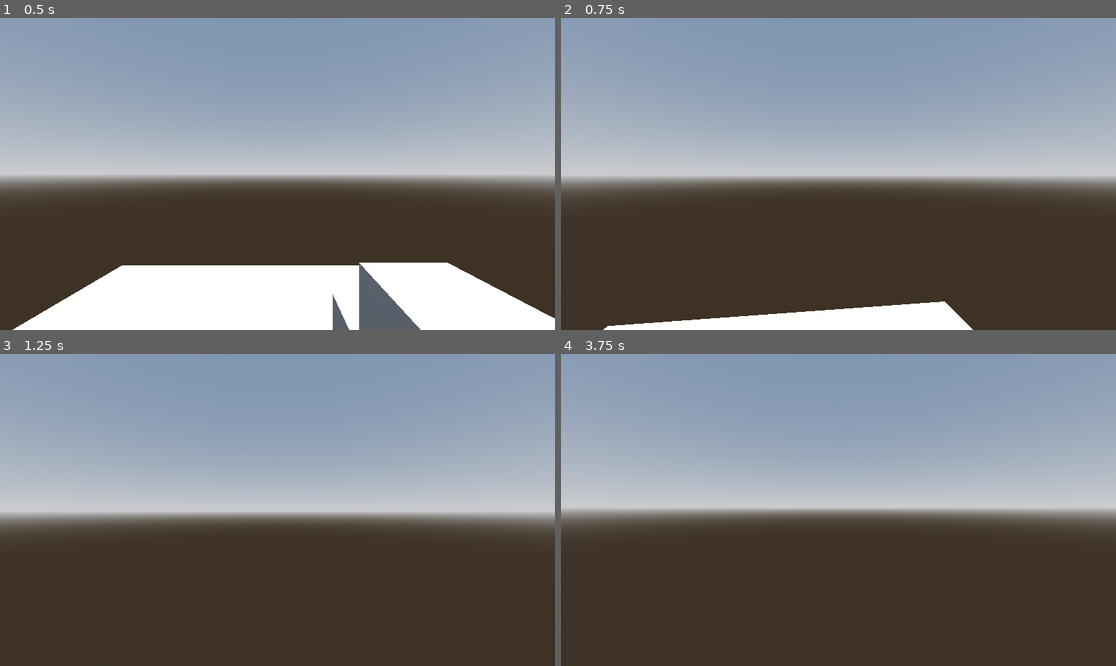
Above: before the commit, frames 1-4 (two rows, left to right).
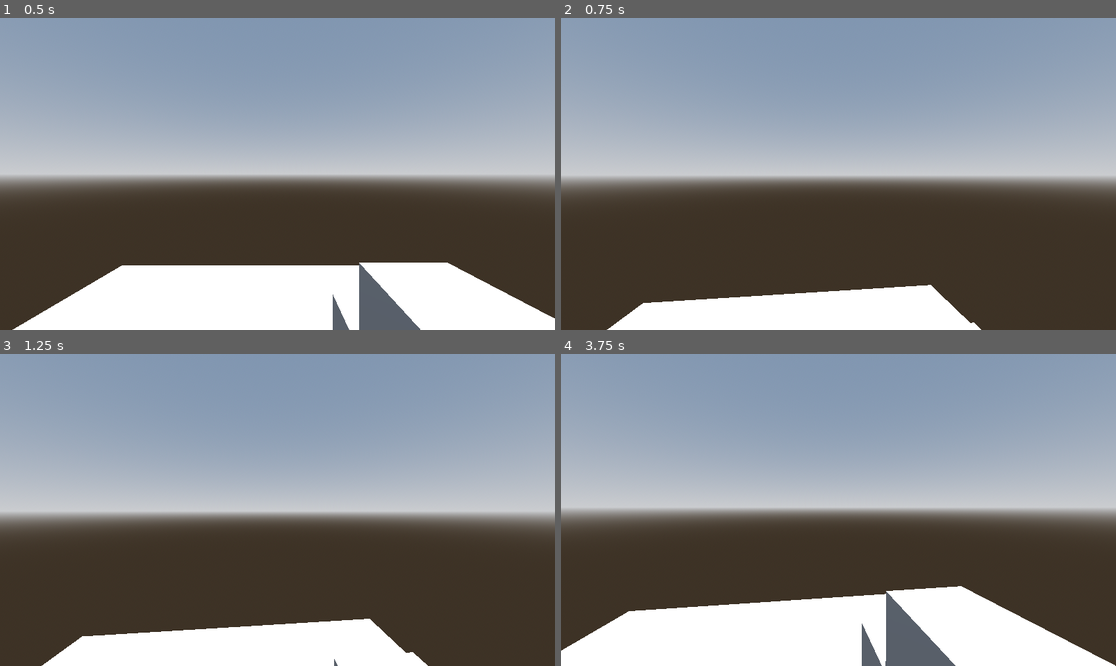
Above: after the commit, the same moments.

Repository: BoQsc/godot-physics-collision-corner-problem
Game: Godot game, scene res://node_3d.tscn
Same seed, same stepped clock (60 frames per second), same inputs: the game is played once before the commit and once after it.
Inputs (mouse positions are in pixels of both pictures, inside the frame that each line leads up to):
- Up to frame 1 (0.5 s): no input
- Up to frame 2 (0.75 s): tap Enter (ui_accept) at 0.5, 0.6 s; move the mouse to (866, 174) at 0.52 s; hold W (move_up, bound only before the commit) from 0.53 s (still down)
- Up to frame 3 (1.25 s): keep holding W (move_up, bound only before the commit); tap Enter (ui_accept) at 0.77, 1.07 s
- Up to frame 4 (3.75 s): keep holding W (move_up, bound only before the commit); move the mouse to (810, 510) at 1.27 s; tap Enter (ui_accept) at 1.35, 1.52, 1.82, 2.1, 2.75, 2.85, 3.02, 3.32, 3.6 s; move the mouse to (849, 503) at 2.02 s; move the mouse to (832, 516) at 2.77 s; move the mouse to (877, 513) at 3.52 s

Frame 1 is identical in both runs. In frame 2, 3.5% of the frame differs, in the area x 7-76%, y 85-100%; in frame 3, 7.5%; in frame 4, 18%, in the area x 0-100%, y 74-100%.

Commit message:
Refinement, removal of unnecessary.

Diff:
--- a/3d_wasd_input/wasd_input.gd
+++ /dev/null
@@ -1,28 +0,0 @@
-extends Node
-
-# Signal to send movement direction
-signal move_input(direction: Vector2)
-
-func _ready():
-	_add_input_action("move_left", KEY_A)
-	_add_input_action("move_right", KEY_D)
-	_add_input_action("move_up", KEY_W)
-	_add_input_action("move_down", KEY_S)
-
-func _add_input_action(action_name: String, key_code: int):
-	if not InputMap.has_action(action_name):
-		var event := InputEventKey.new()
-		event.keycode = key_code
-		InputMap.add_action(action_name)
-		InputMap.action_add_event(action_name, event)
-
-func _process(_delta):
-	var input_dir := Vector2.ZERO
-	input_dir.x = Input.get_action_strength("move_right") - Input.get_action_strength("move_left")
-	input_dir.y = Input.get_action_strength("move_down") - Input.get_action_strength("move_up")
-
-	# Normalize to prevent diagonal speed boost
-	if input_dir.length() > 1:
-		input_dir = input_dir.normalized()
-
-	emit_signal("move_input", input_dir)
--- a/3d_wasd_input/wasd_input.tscn
+++ /dev/null
@@ -1,6 +0,0 @@
-[gd_scene load_steps=2 format=3 uid="uid://c8cd0i7ebroaa"]
-
-[ext_resource type="Script" uid="uid://clnbdebc50lve" path="res://addons/3d_wasd_input/wasd_input.gd" id="1_upwri"]
-
-[node name="WASDInput" type="Node"]
-script = ExtResource("1_upwri")
--- a/character_body_3d.gd
+++ b/character_body_3d.gd
@@ -1,36 +1,24 @@
 extends CharacterBody3D
+
 
 const SPEED = 5.0
 const JUMP_VELOCITY = 4.5
 
-@onready var wasd_input = get_node_or_null("WASDInput")
-var input_dir: Vector2 = Vector2.ZERO
-
-func _ready():
-	if wasd_input:
-		wasd_input.connect("move_input", _on_move_input)
-
-func _on_move_input(direction: Vector2):
-	# Update the global input direction when WASD is available
-	input_dir = direction
 
 func _physics_process(delta: float) -> void:
-	# Apply gravity
+	# Add the gravity.
 	if not is_on_floor():
 		velocity += get_gravity() * delta
 
-	# Handle jump
+	# Handle jump.
 	if Input.is_action_just_pressed("ui_accept") and is_on_floor():
 		velocity.y = JUMP_VELOCITY
 
-	# If the WASD subnode isn't present, fall back to UI arrow keys
-	if not wasd_input:
-		input_dir = Input.get_vector("ui_left", "ui_right", "ui_up", "ui_down")
-
-	# Convert the 2D input direction into 3D movement based on the character's orientation
+	# Get the input direction and handle the movement/deceleration.
+	# As good practice, you should replace UI actions with custom gameplay actions.
+	var input_dir := Input.get_vector("ui_left", "ui_right", "ui_up", "ui_down")
 	var direction := (transform.basis * Vector3(input_dir.x, 0, input_dir.y)).normalized()
-
-	if direction != Vector3.ZERO:
+	if direction:
 		velocity.x = direction.x * SPEED
 		velocity.z = direction.z * SPEED
 	else:
--- a/node_3d.tscn
+++ b/node_3d.tscn
@@ -1,8 +1,37 @@
-[gd_scene load_steps=11 format=3 uid="uid://dnj44jpe75u4h"]
+[gd_scene load_steps=10 format=3 uid="uid://dnj44jpe75u4h"]
 
 [ext_resource type="Script" path="res://camera_3d.gd" id="1_a202f"]
-[ext_resource type="Script" uid="uid://dvqs4wyqp6nql" path="res://character_body_3d.gd" id="1_noarx"]
-[ext_resource type="PackedScene" uid="uid://c8cd0i7ebroaa" path="res://3d_wasd_input/wasd_input.tscn" id="2_a0tk4"]
+
+[sub_resource type="GDScript" id="GDScript_noarx"]
+script/source = "extends CharacterBody3D
+
+
+const SPEED = 5.0
+const JUMP_VELOCITY = 4.5
+
+
+func _physics_process(delta: float) -> void:
+	# Add the gravity.
+	if not is_on_floor():
+		velocity += get_gravity() * delta
+
+	# Handle jump.
+	if Input.is_action_just_pressed(\"ui_accept\") and is_on_floor():
+		velocity.y = JUMP_VELOCITY
+
+	# Get the input direction and handle the movement/deceleration.
+	# As good practice, you should replace UI actions with custom gameplay actions.
+	var input_dir := Input.get_vector(\"ui_left\", \"ui_right\", \"ui_up\", \"ui_down\")
+	var direction := (transform.basis * Vector3(input_dir.x, 0, input_dir.y)).normalized()
+	if direction:
+		velocity.x = direction.x * SPEED
+		velocity.z = direction.z * SPEED
+	else:
+		velocity.x = move_toward(velocity.x, 0, SPEED)
+		velocity.z = move_toward(velocity.z, 0, SPEED)
+
+	move_and_slide()
+"
 
 [sub_resource type="CapsuleMesh" id="CapsuleMesh_4xowi"]
 
@@ -28,9 +57,7 @@
 
 [node name="CharacterBody3D" type="CharacterBody3D" parent="."]
 transform = Transform3D(1, 0, 0, 0, 1, 0, 0, 0, 1, 0.580085, 4.18478, 2.09783)
-script = ExtResource("1_noarx")
-
-[node name="WASDInput" parent="CharacterBody3D" instance=ExtResource("2_a0tk4")]
+script = SubResource("GDScript_noarx")
 
 [node name="MeshInstance3D" type="MeshInstance3D" parent="CharacterBody3D"]
 mesh = SubResource("CapsuleMesh_4xowi")
Not shown, removed: 3d_wasd_input/wasd_input.gd.uid
Not shown, removed: character_body_3d.gd.uid
